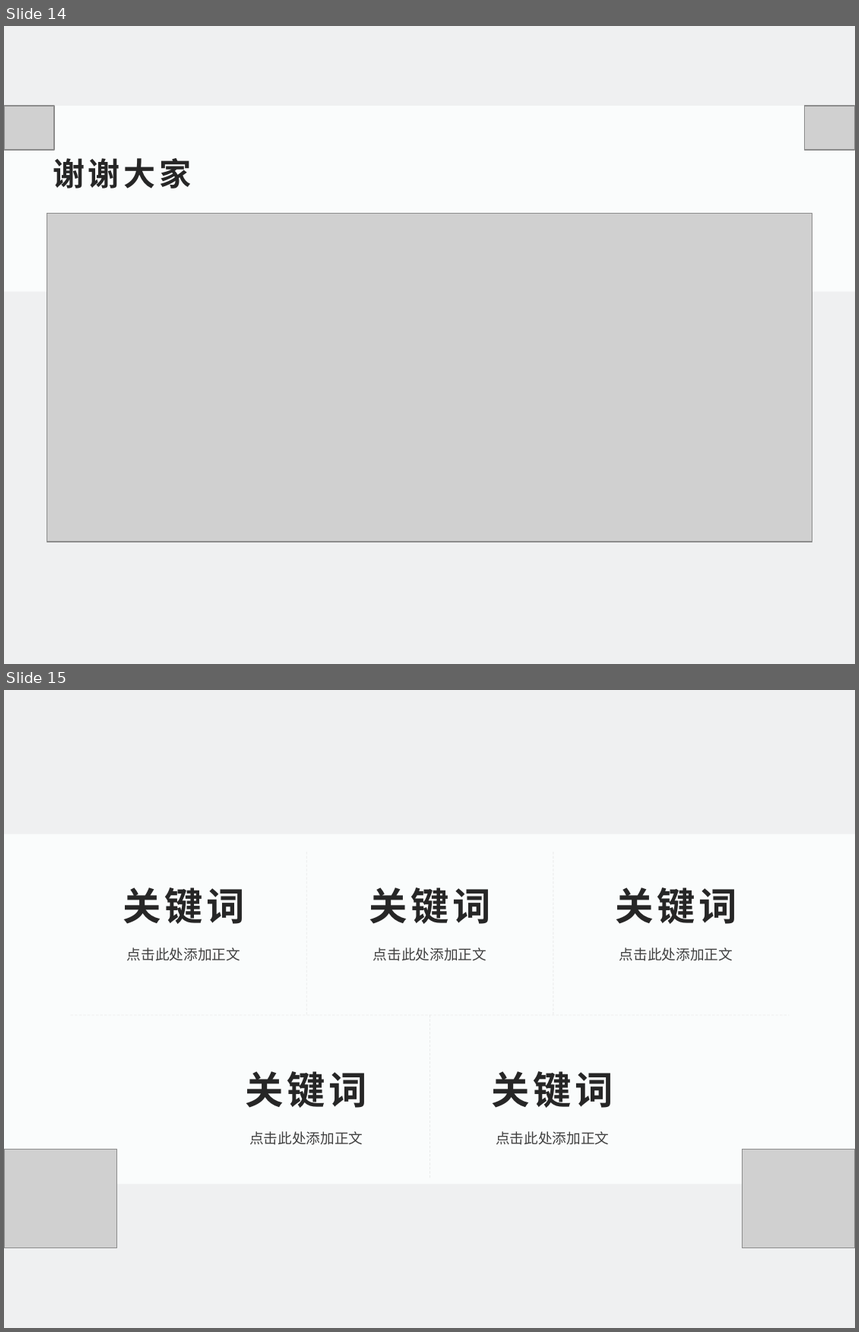
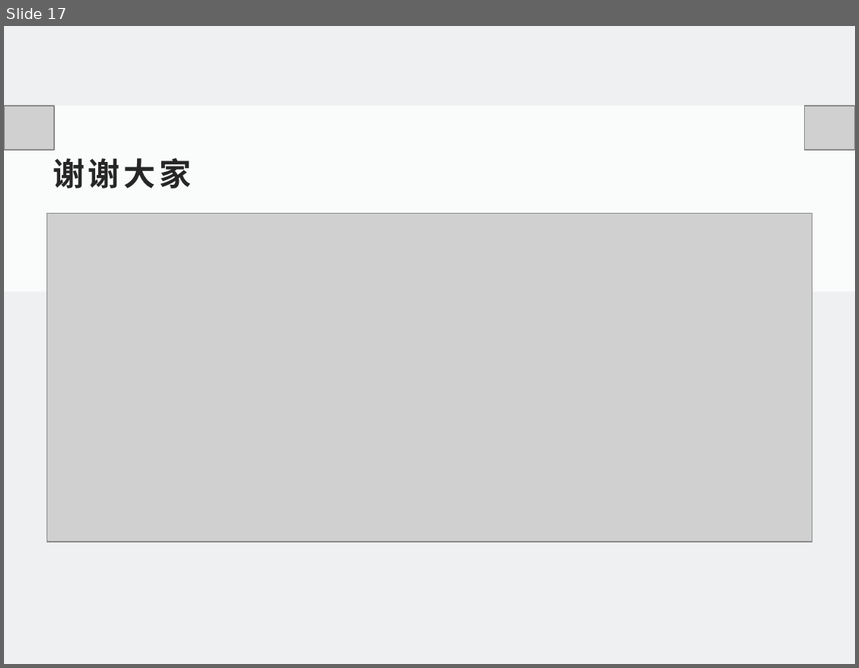
Before and after one commit to FlyBehindRussQ/Presentation, a slide deck: 1.pptx. Shown one above the other, each under a label of ours: slides 14 and 15 before the commit, slide 17 after it. The pictures are 859x1332 and 859x668 pixels, drawn with LibreOffice and Linux fonts; fonts in the diff are those of the drawing; grey boxes stand for pictures. Boxes give left, top, right and bottom in pixels: in the first picture for what was removed or moved away, otherwise in the second. Text is boxed around its words. In the diff, an @@ line names an element or a change of style, - is before the commit and + after.

```diff
--- a/1.pptx
+++ b/1.pptx
@@ slide 15 removed at [4, 690, 855, 1328], background #EFF0F1 @@
@@ rectangle removed at [4, 834, 855, 1184] @@
@@ line removed from (307, 852) to (307, 1015) @@
@@ line removed from (553, 852) to (553, 1015) @@
@@ text removed at [123, 888, 244, 924] @@
-关键词
@@ text removed at [369, 888, 490, 924] @@
-关键词
@@ text removed at [615, 888, 737, 924] @@
-关键词
@@ text removed at [127, 948, 240, 961] @@
-点击此处添加正文
@@ text removed at [373, 948, 487, 961] @@
-点击此处添加正文
@@ text removed at [620, 948, 733, 961] @@
-点击此处添加正文
@@ line removed from (70, 1015) to (790, 1015) @@
@@ line removed from (430, 1015) to (430, 1179) @@
@@ text removed at [246, 1072, 367, 1108] @@
-关键词
@@ text removed at [492, 1072, 614, 1108] @@
-关键词
@@ text removed at [249, 1132, 363, 1145] @@
-点击此处添加正文
@@ text removed at [496, 1132, 609, 1145] @@
-点击此处添加正文
@@ picture removed at [4, 1150, 117, 1249] @@
@@ picture removed at [742, 1150, 855, 1249] @@
@@ what was slide 14 is now slide 17 @@
```
Also in this commit, not shown: 6 slides changed, 3 slides added, 1 other slide removed.
